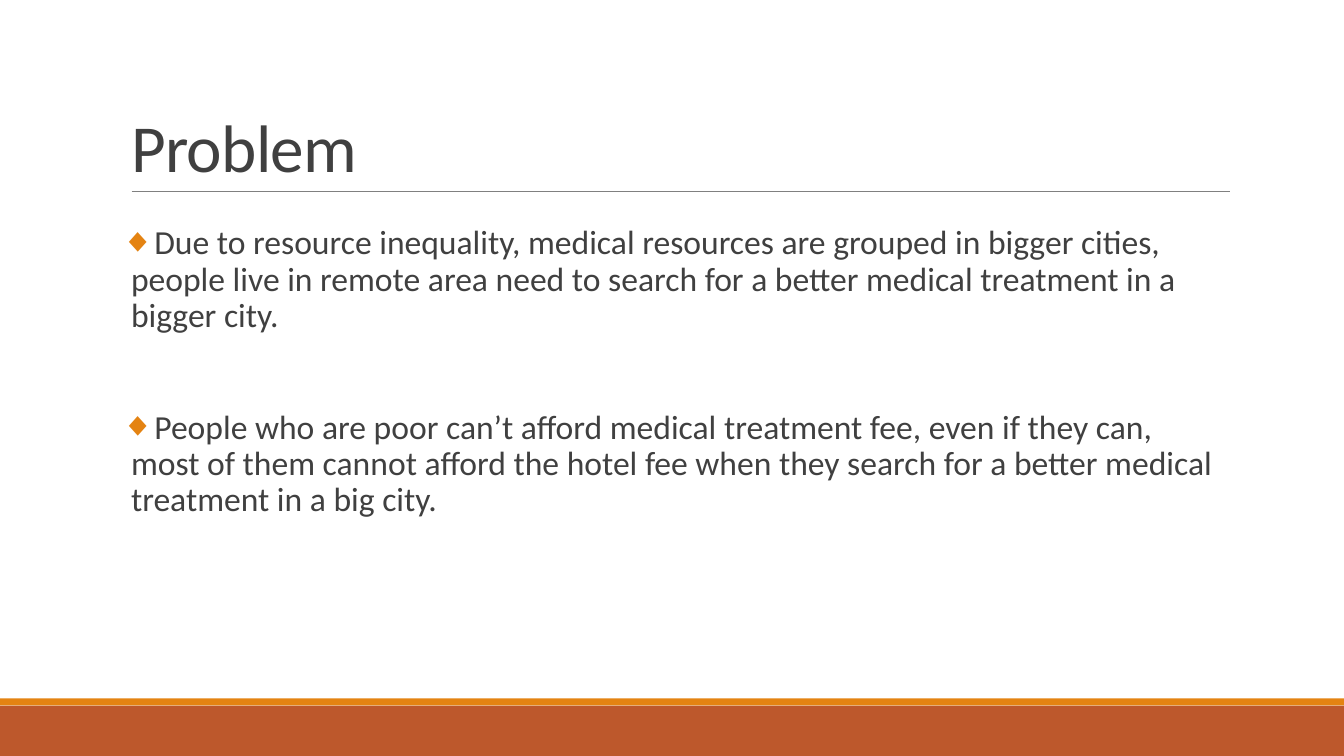
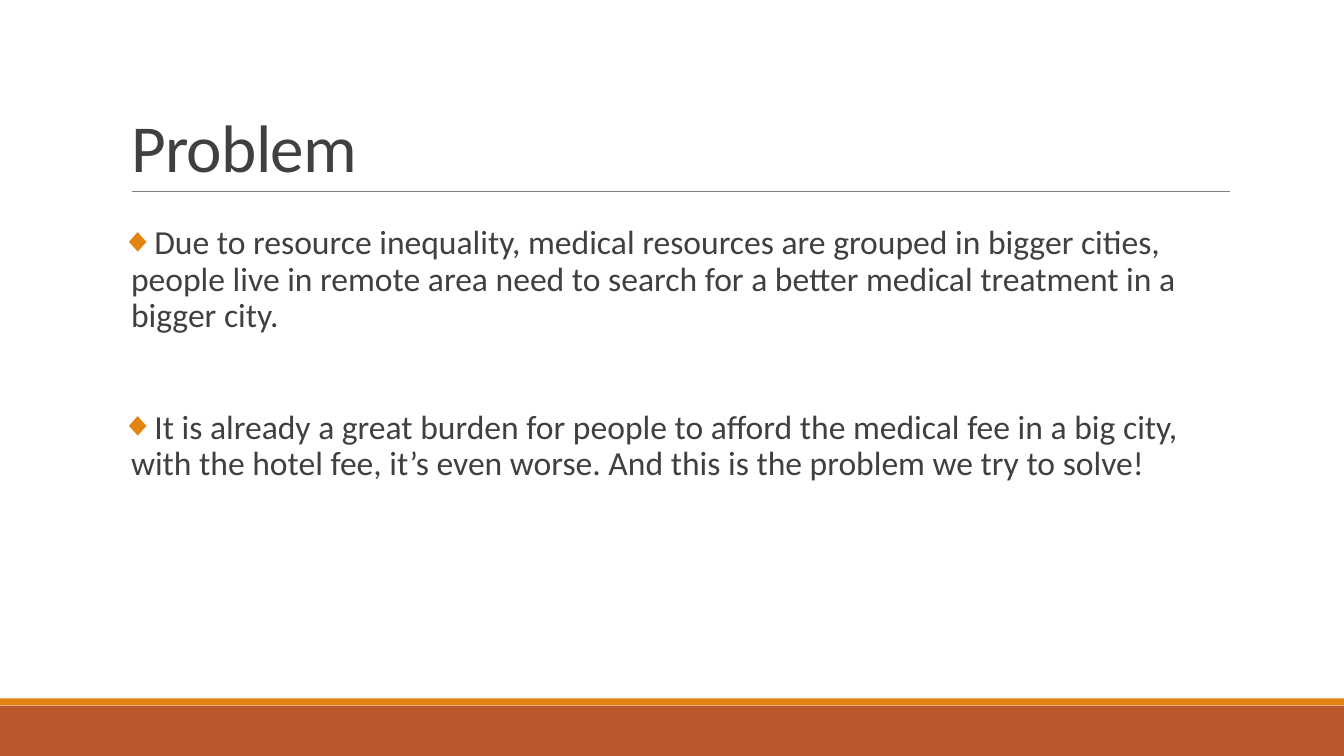
Before and after one commit to louis33217/Project, a slide deck: slide 3 of Final project/INFO 5100 Final Project.pptx. Drawn at 1344x756 pixels with LibreOffice and Linux fonts; fonts in the diff are those of the drawing. Boxes give left, top, right and bottom in pixels: in the first picture for what was removed or moved away, otherwise in the second. Text is boxed around its words. In the diff, an @@ line names an element or a change of style, - is before the commit and + after.

```diff
--- a/Final project/INFO 5100 Final Project.pptx
+++ b/Final project/INFO 5100 Final Project.pptx
@@ text at <box>131,415,1177,481</box>: text changed @@
-◆ People who are poor can’t afford medical treatment fee, even if they can, most of them cannot afford the hotel fee when they search for a better medical treatment in a big city.
+◆ It is already a great burden for people to afford the medical fee in a big city, with the hotel fee, it’s even worse. And this is the problem we try to solve!
```
Also in this commit, not shown: 5 other slides changed, 3 slides added, 3 slides removed.
